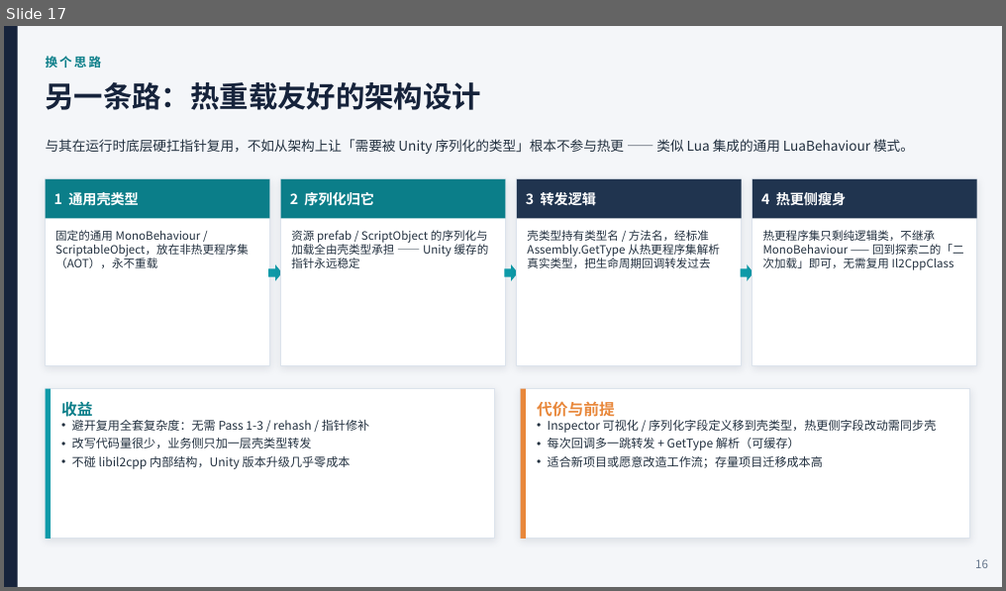
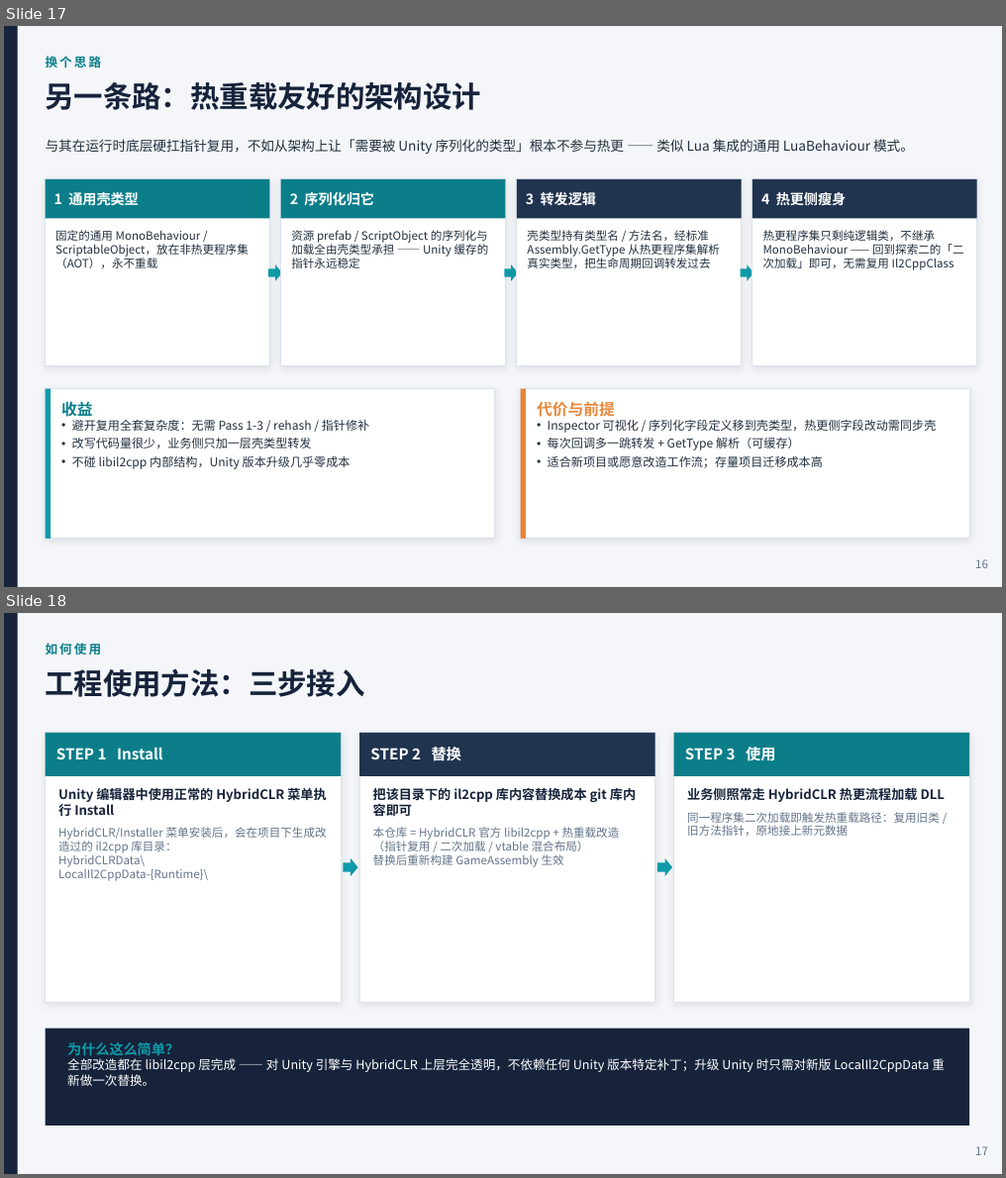
Before and after one commit to SilasDarkmoon/libil2cpp-hybridclr-reload, a slide deck: .codebuddy/ppt/热重载方案分享.pptx. Shown one above the other, each under a label of ours: slide 17 before the commit, slides 17 and 18 after it. The pictures are 1006x591 and 1006x1178 pixels, drawn with LibreOffice and Linux fonts; fonts in the diff are those of the drawing. Boxes give left, top, right and bottom in pixels: in the first picture for what was removed or moved away, otherwise in the second. Text is boxed around its words. In the diff, an @@ line names an element or a change of style, - is before the commit and + after.

Commit message:
a ppt to introduce the solution of HybridClr hot reload.

```diff
--- a/.codebuddy/ppt/热重载方案分享.pptx
+++ b/.codebuddy/ppt/热重载方案分享.pptx
@@ slide 18 added at [4, 613, 1002, 1174], background #F4F6F9 @@
@@ rectangle added at [4, 613, 18, 1174], fill #16233B @@
@@ text added at [46, 643, 102, 655], 12 pt, text #0B7E89, bold @@
+如何使用
@@ text added at [46, 668, 365, 697], 28 pt, text #16233B, bold @@
+工程使用方法：三步接入
@@ rectangle added at [46, 733, 341, 1002], fill #FFFFFF, outline #DCE3EC 1 pt @@
@@ rectangle added at [46, 733, 341, 776], fill #0B7E89 @@
@@ text added at [56, 748, 163, 760], 14.5 pt, text #FFFFFF, bold @@
+STEP 1 Install
@@ rectangle added at [359, 733, 655, 1002], fill #FFFFFF, outline #DCE3EC 1 pt @@
@@ rectangle added at [359, 733, 655, 776], fill #20344F @@
@@ text added at [370, 745, 461, 764], 14.5 pt, text #FFFFFF, bold @@
+STEP 2 替换
@@ rectangle added at [674, 733, 969, 1002], fill #FFFFFF, outline #DCE3EC 1 pt @@
@@ rectangle added at [674, 733, 969, 776], fill #0B7E89 @@
@@ text added at [685, 747, 775, 761], 14.5 pt, text #FFFFFF, bold @@
+STEP 3 使用
@@ text added at [58, 788, 327, 881], 11 pt, text #63748A @@
+Unity 编辑器中使用正常的 HybridCLR 菜单执行 Install
+HybridCLR/Installer 菜单安装后，会在项目下生成改造过的 il2cpp 库目录：
+HybridCLRData\
+LocalIl2CppData-{Runtime}\
@@ text added at [373, 788, 636, 867], 11 pt, text #63748A @@
+把该目录下的 il2cpp 库内容替换成本 git 库内容即可
+本仓库 = HybridCLR 官方 libil2cpp + 热重载改造（指针复用 / 二次加载 / vtable 混合布局）
+替换后重新构建 GameAssembly 生效
@@ text added at [687, 788, 944, 836], 11 pt, text #63748A @@
+业务侧照常走 HybridCLR 热更流程加载 DLL
+同一程序集二次加载即触发热重载路径：复用旧类 / 旧方法指针，原地接上新元数据
@@ right arrow added at [344, 859, 358, 876], fill #0E9AA8 @@
@@ right arrow added at [657, 859, 672, 876], fill #0E9AA8 @@
@@ rectangle added at [46, 1029, 969, 1126], fill #16233B @@
@@ text added at [67, 1043, 944, 1086], 12 pt, text #FFFFFF @@
+为什么这么简单？
+全部改造都在 libil2cpp 层完成 —— 对 Unity 引擎与 HybridCLR 上层完全透明，不依赖任何 Unity 版本特定补丁；升级 Unity 时只需对新版 LocalIl2CppData 重新做一次替换。
@@ text added at [975, 1147, 988, 1156], 11 pt, text #63748A @@
+17
```
Also in this commit, not shown: 1 slide changed, 6 other files.
